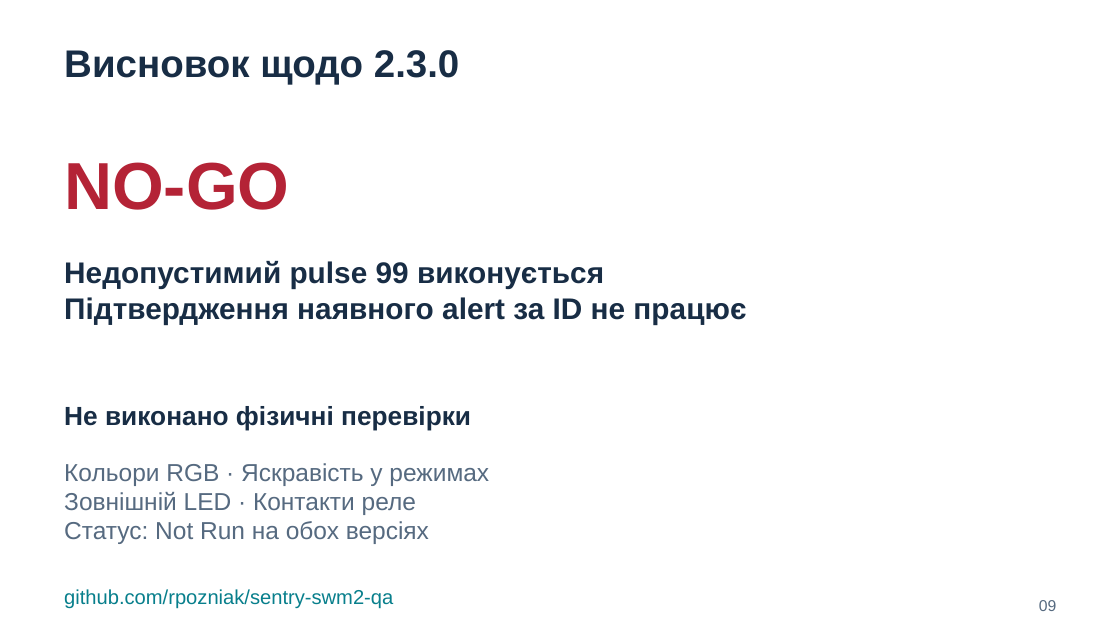
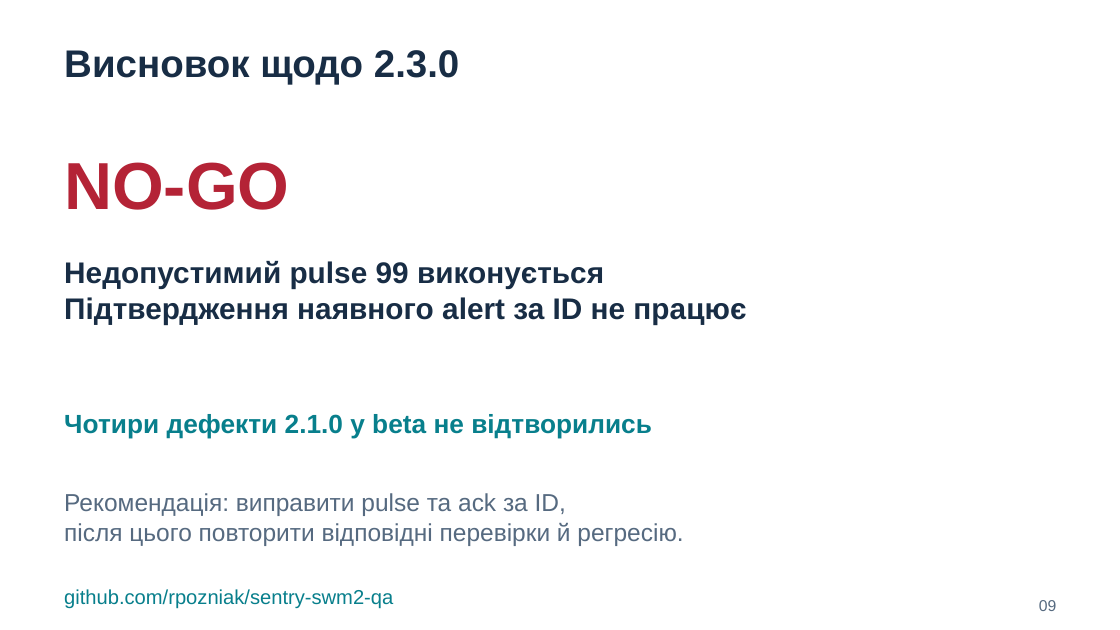
Before and after one commit to rpozniak/sentry-swm2-qa, a slide deck: slide 9 of docs/presentation/SENTRY_SWM2_QA.pptx. Drawn at 1120x630 pixels with LibreOffice and Linux fonts; fonts in the diff are those of the drawing. Boxes give left, top, right and bottom in pixels: in the first picture for what was removed or moved away, otherwise in the second. Text is boxed around its words. In the diff, an @@ line names an element or a change of style, - is before the commit and + after.

```diff
--- a/docs/presentation/SENTRY_SWM2_QA.pptx
+++ b/docs/presentation/SENTRY_SWM2_QA.pptx
@@ text at [64, 414, 652, 439]: text changed; size 21 to 22.5 pt; text colour #566A80 to #087F8C; bold on @@
-Кольори RGB · Яскравість у режимах
-Зовнішній LED · Контакти реле
-Статус: Not Run на обох версіях
+Чотири дефекти 2.1.0 у beta не відтворились
@@ text removed at [64, 406, 471, 431] @@
-Не виконано фізичні перевірки
@@ text added at [64, 493, 683, 546], 21 pt, text #566A80 @@
+Рекомендація: виправити pulse та ack за ID,
+після цього повторити відповідні перевірки й регресію.
```
Also in this commit, not shown: 6 other slides changed, 1 slide added, 1 slide removed, 1 other file.
